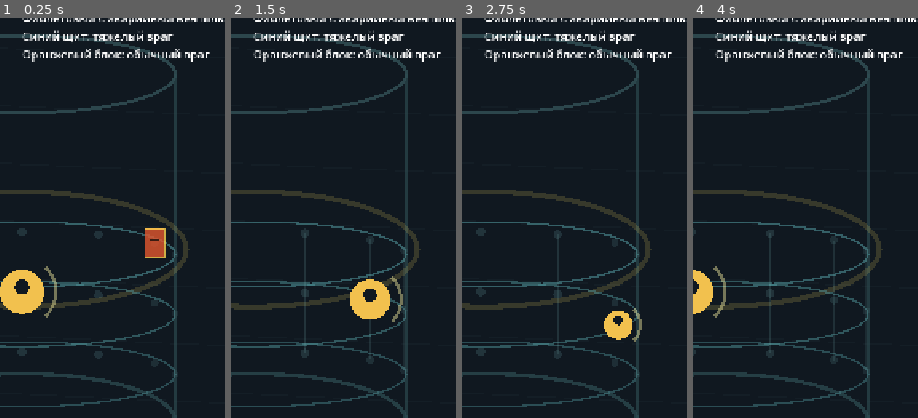
Above: before the commit, frames 1-4 (left to right).
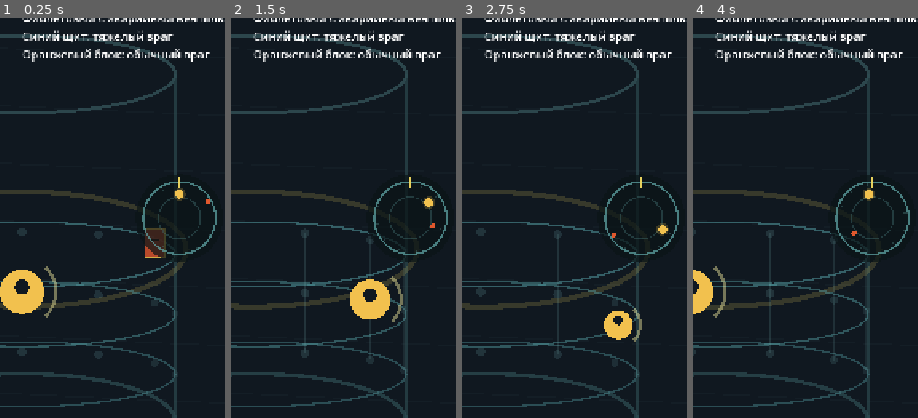
Above: after the commit, the same moments.

Repository: GeorgeYahontov/clocktower-reactor
Game: Godot game, scene res://scenes/Main.tscn
Two runs of this game, one before a commit and one after it. Both use one fixed random seed, a clock stepped at 60 frames per second and the inputs below.
Inputs (mouse positions are % of the whole screen's width and height, from its top left):
- Up to frame 1 (0.25 s): no input
- Up to frame 2 (1.5 s): tap Enter at 0.5 s; move the mouse to (72, 45) at 0.52 s; hold D (move_right) 0.53-1.25 s; tap Space (pulse) at 0.6 s; click (72, 45) at 0.67 s; drag from (30, 55) to (45, 70) at 1.27 s
- Up to frame 3 (2.75 s): move the mouse to (60, 28) at 2.02 s; hold D (move_right) from 2.03 s (still down); tap Space (pulse) at 2.1 s
- Up to frame 4 (4 s): release D (move_right) at 2.75 s; drag from (45, 70) to (20, 35) at 2.77 s; move the mouse to (80, 65) at 3.52 s; hold A (move_left) from 3.53 s (still down); tap Space (pulse) at 3.6 s
The pictures show only the part of the screen within x 45-95%, y 19-69%; the shares and areas given below are measured in that part.

The runs differ from the first frame. In frame 1, 2.0% of the frame differs, in the area x 60-97%, y 39-61%; in frame 2, 1.6%; in frame 3, 1.5%; in frame 4, 1.5%.

Commit message:
Add tower radar

Diff:
--- a/scripts/presentation/TowerRenderer.gd
+++ b/scripts/presentation/TowerRenderer.gd
@@ -24,6 +24,7 @@
 	_draw_shot_traces()
 	_draw_enemies()
 	_draw_player()
+	_draw_radar()
 	_draw_result_overlay()
 
 func _draw_background() -> void:
@@ -159,6 +160,40 @@
 	draw_circle(position + Vector2(0.0, -8.0), 10.0 * projected["scale"], Color("#101820"))
 	draw_arc(position, 46.0 * projected["scale"], -0.8, 0.8, 16, Color(0.95, 0.92, 0.62, 0.45), 5.0)
 
+func _draw_radar() -> void:
+	var sector_count: int = state.config.sector_count
+	var center := Vector2(612.0, 560.0)
+	var radius := 58.0
+	draw_circle(center, radius + 12.0, Color(0.04, 0.08, 0.09, 0.72))
+	draw_arc(center, radius, 0.0, TAU, 72, Color(0.38, 0.66, 0.66, 0.72), 3.0)
+	draw_arc(center, radius * 0.58, 0.0, TAU, 72, Color(0.26, 0.45, 0.45, 0.42), 2.0)
+	draw_line(center + Vector2(0.0, -radius - 8.0), center + Vector2(0.0, -radius + 10.0), Color(0.95, 0.86, 0.38, 0.95), 4.0)
+	for sector in sector_count:
+		var sector_angle := _radar_angle(sector, sector_count)
+		var edge := center + Vector2(cos(sector_angle), sin(sector_angle)) * radius
+		draw_line(center + (edge - center).normalized() * (radius - 7.0), edge, Color(0.35, 0.56, 0.56, 0.35), 1.0)
+
+	for vent in state.vents:
+		var pos := _radar_position(center, radius, vent.sector, vent.lane, sector_count)
+		draw_circle(pos, 5.5, Color(0.90, 0.18, 1.0, 0.95))
+		draw_circle(pos, 8.0, Color(0.90, 0.18, 1.0, 0.22))
+
+	for enemy in state.enemies:
+		var pos := _radar_position(center, radius, enemy.sector, enemy.lane, sector_count)
+		var color := Color(0.35, 0.58, 0.86, 0.95) if enemy.kind == "bulwark" else Color(0.92, 0.36, 0.18, 0.95)
+		draw_circle(pos, 4.2, color)
+
+	var player_pos := _radar_position(center, radius, state.player_sector, state.player_lane, sector_count)
+	draw_circle(player_pos, 7.0, Color(0.95, 0.76, 0.31, 1.0))
+	draw_circle(player_pos, 10.0, Color(0.95, 0.76, 0.31, 0.22))
+
+func _radar_position(center: Vector2, radius: float, sector: int, lane: int, sector_count: int) -> Vector2:
+	var angle := _radar_angle(sector, sector_count)
+	var lane_ratio := 0.42 + (float(lane) / maxf(1.0, float(state.config.lane_count - 1))) * 0.48
+	return center + Vector2(cos(angle), sin(angle)) * radius * lane_ratio
+
+func _radar_angle(sector: int, sector_count: int) -> float:
+	return ((float(sector) - state.tower_rotation) / float(sector_count)) * TAU - PI * 0.5
 func _draw_result_overlay() -> void:
 	if state.run_status == "running" and state.pending_upgrade_choices.is_empty():
 		return
Not shown, changed: docs/00-devlog.md
Not shown, changed: docs/05-current-gameplay.md
